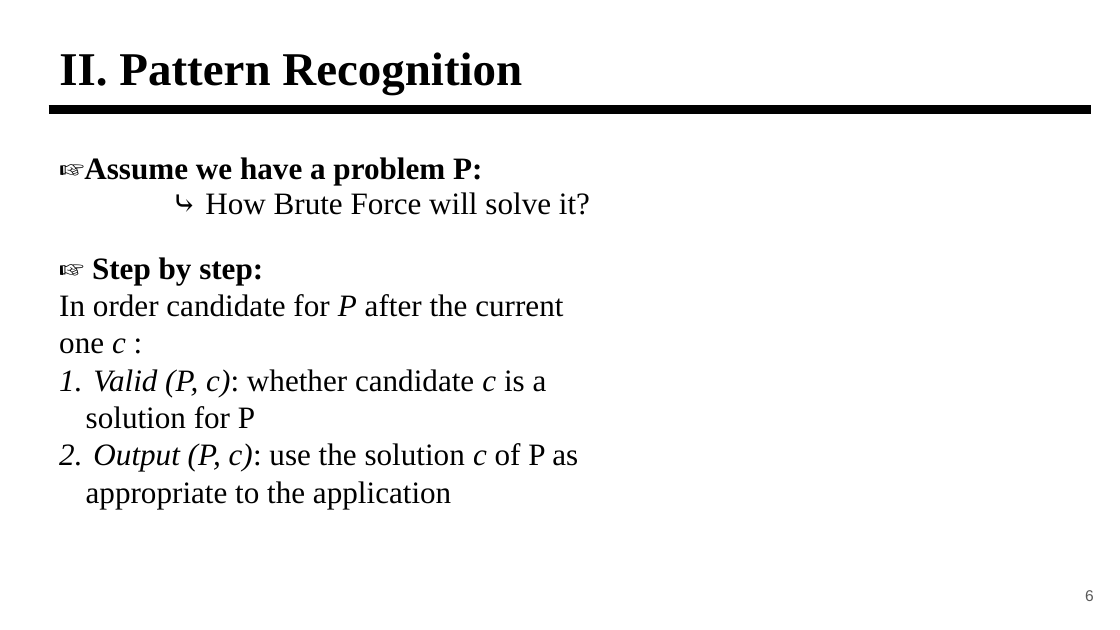
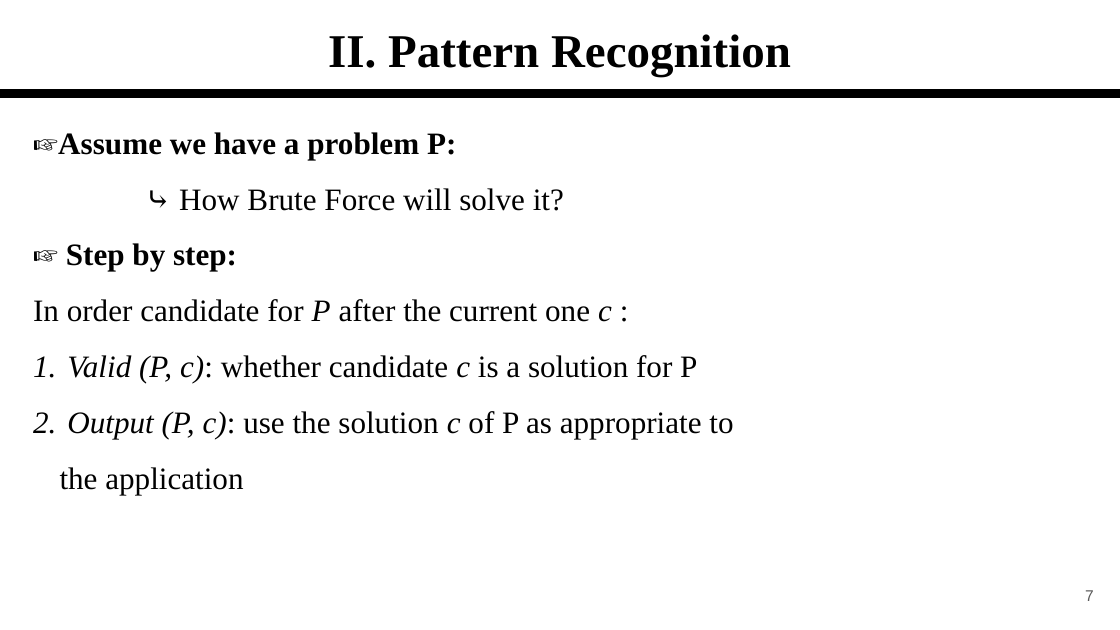
Before and after one commit to ThangDuong59/CS112.L23.KHCL, a slide deck: slide 7 of seminar/CS112-Brute-Force.pptx (slide 6 before the commit). Drawn at 1120x630 pixels with LibreOffice and Linux fonts; fonts in the diff are those of the drawing. Boxes give left, top, right and bottom in pixels: in the first picture for what was removed or moved away, otherwise in the second. Text is boxed around its words. In the diff, an @@ line names an element or a change of style, - is before the commit and + after.

```diff
--- a/seminar/CS112-Brute-Force.pptx
+++ b/seminar/CS112-Brute-Force.pptx
@@ title "II. Pattern Recognition": place and size @@
-title "II. Pattern Recognition" at (59,52,522,94)
+title "II. Pattern Recognition" at (328,34,791,76)
@@ title "II. Pattern Recognition" at (328,34,791,76): alignment left to centre @@
@@ line moved from (48, 110) - (1092, 110) to (0, 93) - (1120, 93) @@
@@ text "☞Assume we have a problem ...": place and size @@
-text "☞Assume we have a problem ..." at (84,157,590,215)
+text "☞Assume we have a problem ..." at (58,132,564,211)
@@ text "☞Assume we have a problem ..." at (58,132,564,211): line spacing 0.95 to 1.5 @@
@@ text "☞ Step by step:": place and size @@
-text "☞ Step by step:" at (59,257,578,509)
+text "☞ Step by step:" at (33,243,733,495)
@@ text "☞ Step by step:" at (33,243,733,495): line spacing 1 to 1.5 @@
@@ page number at (1085,590,1094,601): text changed @@
-6
+7
```
Also in this commit, not shown: 22 other slides changed, 1 slide added.
